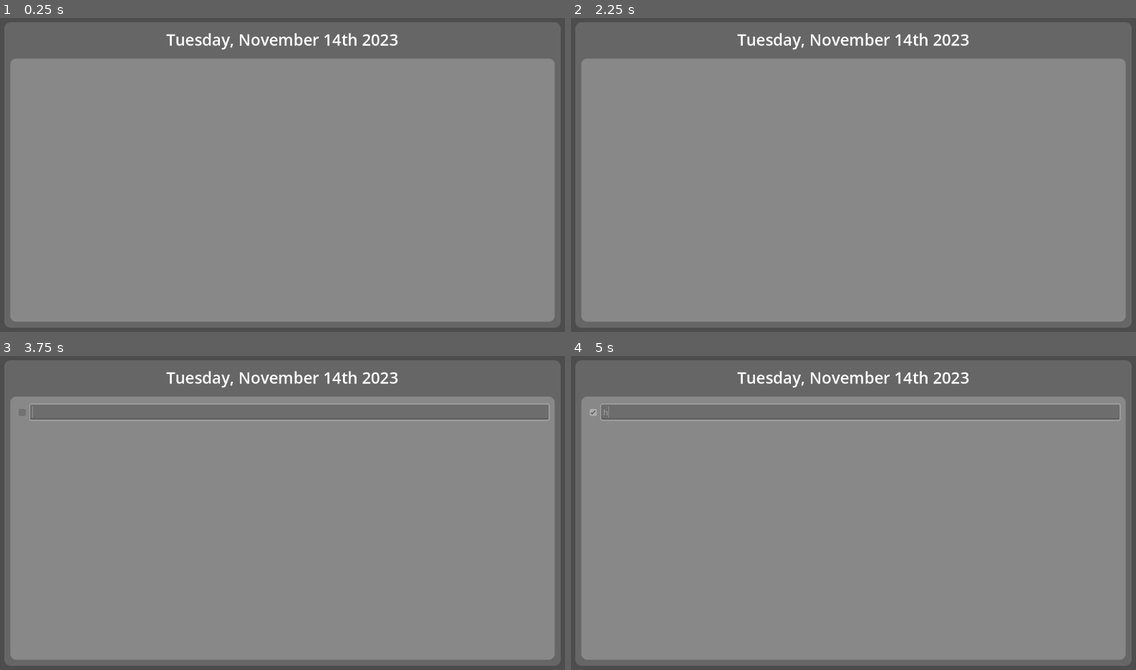
Above: before the commit, frames 1-4 (two rows, left to right).
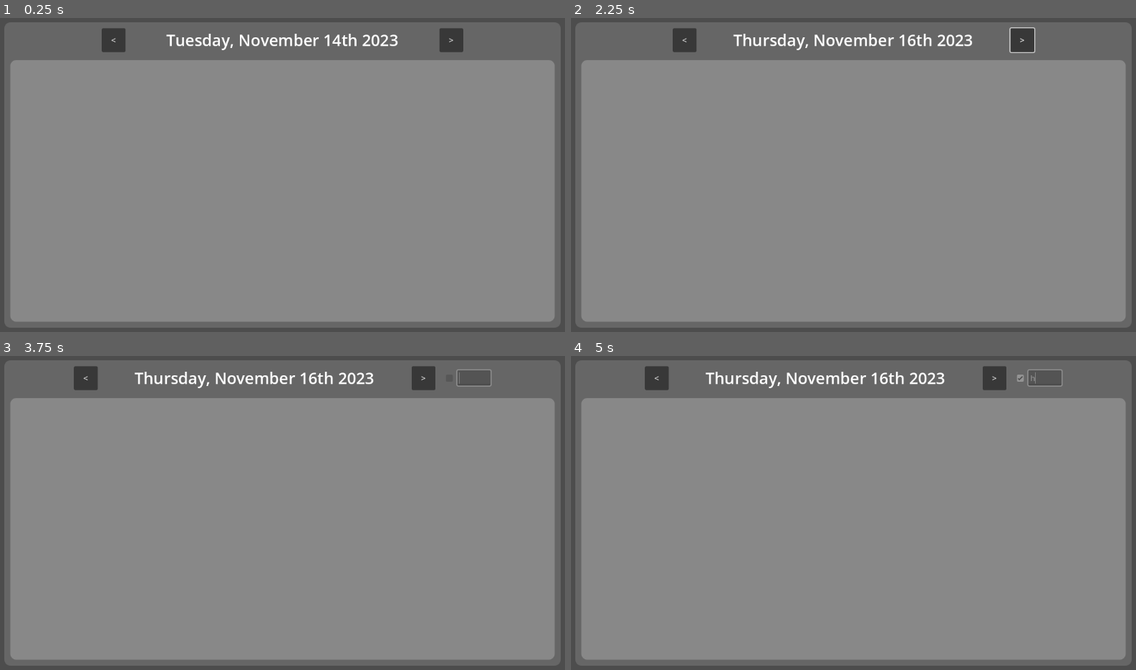
Above: after the commit, the same moments.

Repository: njamster/habituary
Game: Godot game, scene res://day_panel/day_panel.tscn
Same seed, same stepped clock (60 frames per second), same inputs: the game is played once before the commit and once after it.
Inputs (mouse positions are in pixels of both pictures, inside the frame that each line leads up to; where the layout moved, square brackets give the same spot in the first picture):
- Up to frame 1 (0.25 s): no input
- Up to frame 2 (2.25 s): click (684, 39) at 0.5 s, where only the run after the commit has a clickable "<"; click (1023, 39) at 1.25 s, where only the run after the commit has a clickable ">"; tap Enter at 2 s; move the mouse to (977, 159) at 2.02 s; hold K (move_up) from 2.03 s (still down); hold L (next_day, bound only after the commit) from 2.03 s (still down); click (977, 159) at 2.17 s
- Up to frame 3 (3.75 s): tap H (previous_day, bound only after the commit) at 2.3, 2.85 s; tap Space (toggle_item) at 2.75 s; move the mouse to (169, 528) at 2.77 s; release K (move_up) at 2.78 s; release L (next_day, bound only after the commit) at 2.78 s; hold J (move_down) 2.78-3.53 s; tap L (next_day, bound only after the commit) at 3.05 s; tap Enter at 3.5 s; move the mouse to (339, 440) at 3.52 s; hold K (move_up) from 3.53 s (still down); hold A (add_item_above) from 3.53 s (still down)
- Up to frame 4 (5 s): tap H (previous_day, bound only after the commit) at 3.8 s; release K (move_up) at 4.25 s; release A (add_item_above) at 4.25 s; click (1023, 377) [593, 412] at 4.25 s

The runs differ from the first frame. In frame 1, 1.4% of the frame differs, in the area x 1-99%, y 3-15%; in frame 2, 2.1%; in frame 3, 6.5%; in frame 4, 6.6%, in the area x 1-99%, y 3-21%.

Commit message:
Add ability to chang the current date
- Adds a new function to the Date resource to add a certain amount of
  days (which also can be negative!) to the date
- The function can be triggered by the newly added buttons next to the
  current date or by pressing the respective InputActions

Diff:
--- a/custom/resources/date.gd
+++ b/custom/resources/date.gd
@@ -74,27 +74,59 @@
 
 	_tokens = {
 		# Year:
-		"YY":    str(year).right(2),
-		"YYYY": "%04d" % year,
+		"YY":    func(): return str(year).right(2),
+		"YYYY":  func(): return "%04d" % year,
 		# Month:
-		"M":     str(month),
-		"Mo":    Date._to_ordinal(month),
-		"MM":    "%02d" % month,
-		"MMM":   _MONTH_NAMES[month - 1].left(3),
-		"MMMM":  _MONTH_NAMES[month - 1],
+		"M":     func(): return str(month),
+		"Mo":    func(): return Date._to_ordinal(month),
+		"MM":    func(): return "%02d" % month,
+		"MMM":   func(): return _MONTH_NAMES[month - 1].left(3),
+		"MMMM":  func(): return _MONTH_NAMES[month - 1],
 		# Day of Month:
-		"D":     str(day),
-		"Do":    Date._to_ordinal(day),
-		"DD":    "%02d" % day,
+		"D":     func(): return str(day),
+		"Do":    func(): return Date._to_ordinal(day),
+		"DD":    func(): return "%02d" % day,
 		# Day of Week:
-		"d":     weekday,
-		"do":    Date._to_ordinal(weekday),
-		"dd":    _DAY_NAMES[weekday - 1].left(2),
-		"ddd":   _DAY_NAMES[weekday - 1].left(3),
-		"dddd":  _DAY_NAMES[weekday - 1],
+		"d":     func(): return weekday,
+		"do":    func(): return Date._to_ordinal(weekday),
+		"dd":    func(): return _DAY_NAMES[weekday - 1].left(2),
+		"ddd":   func(): return _DAY_NAMES[weekday - 1].left(3),
+		"dddd":  func(): return _DAY_NAMES[weekday - 1],
 	}
 
 	_regex.compile("(\\[[^\\[]*\\])|(\\\\)?(Mo|MM?M?M?|Do|DD|ddd?d?|do?|YYYY|YY|.)")
+
+
+func add_days(shift: int) -> Date:
+	assert(shift != 0)
+
+	var new_day = day + shift
+	var new_month = month
+	var new_year = year
+
+	var days_in_current_month = Date._days_in_month(new_month, new_year)
+	while not new_day in range(1, days_in_current_month + 1):
+		if shift > 0:
+			new_month += 1
+			if new_month > 12:
+				new_month = 1
+				new_year += 1
+			new_day -= days_in_current_month
+			days_in_current_month = Date._days_in_month(new_month, new_year)
+		else:
+			new_month -= 1
+			if new_month < 1:
+				new_month = 12
+				new_year -= 1
+			days_in_current_month = Date._days_in_month(new_month, new_year)
+			new_day += days_in_current_month
+
+	day = new_day
+	month = new_month
+	year = new_year
+	weekday = wrapi(weekday + shift, 1, 8)
+
+	return self
 
 
 func format(format_string: String) -> String:
@@ -103,7 +135,7 @@
 	for unit in _regex.search_all(format_string):
 		var string := unit.get_string()
 		if string in _tokens:
-			output += _tokens[string]
+			output += _tokens[string].call()
 		else:
 			output += string
 
--- a/day_panel/day_panel.gd
+++ b/day_panel/day_panel.gd
@@ -1,16 +1,26 @@
 extends Control
 
 const TODO_ITEM := preload("res://day_panel/todo_item/todo_item.tscn")
+
+var current_day : Date:
+	set(value):
+		current_day = value
+		if is_inside_tree():
+			DATE.text = current_day.format(Settings.date_format_show)
+			for child in ITEMS.get_children():
+				child.queue_free()
+			load_day(current_day)
 
 @onready var DATE := %Date
 @onready var ITEMS := %Items
 
 
 func _ready() -> void:
-	var today = Date.new(Time.get_date_dict_from_system())
-	DATE.text = today.format(Settings.date_format_show)
+	current_day =  Date.new(Time.get_date_dict_from_system())
 
-	var file_name := today.format(Settings.date_format_save) + ".txt"
+
+func load_day(day: Date) -> void:
+	var file_name := day.format(Settings.date_format_save) + ".txt"
 	var file := FileAccess.open(Settings.store_path + "/" + file_name, FileAccess.READ)
 	if file:
 		while file.get_position() < file.get_length():
@@ -58,6 +68,10 @@
 			var next_item := focused_item.find_valid_focus_neighbor(SIDE_BOTTOM)
 			if next_item:
 				next_item.grab_focus()
+	elif event.is_action_pressed("previous_day", false, true):
+		_on_prev_day_pressed()
+	elif event.is_action_pressed("next_day", false, true):
+		_on_next_day_pressed()
 	elif event.is_action_pressed("edit_replace_item", false, true):
 		if focused_item:
 			focused_item.edit(true)
@@ -73,3 +87,11 @@
 		else:
 			ITEMS.get_child(focused_item.get_index() - 1).grab_focus()
 		focused_item.queue_free()
+
+
+func _on_prev_day_pressed() -> void:
+	current_day = current_day.add_days(-1)
+
+
+func _on_next_day_pressed() -> void:
+	current_day = current_day.add_days(1)
--- a/day_panel/day_panel.tscn
+++ b/day_panel/day_panel.tscn
@@ -52,11 +52,32 @@
 layout_mode = 2
 theme_override_constants/separation = 16
 
-[node name="Date" type="Label" parent="OuterMargin/InnerMargin/VBox"]
+[node name="HBox" type="HBoxContainer" parent="OuterMargin/InnerMargin/VBox"]
+layout_mode = 2
+size_flags_horizontal = 4
+theme_override_constants/separation = 16
+
+[node name="PrevDay" type="Button" parent="OuterMargin/InnerMargin/VBox/HBox"]
+custom_minimum_size = Vector2(48, 48)
+layout_mode = 2
+size_flags_horizontal = 4
+size_flags_vertical = 4
+text = "<"
+
+[node name="Date" type="Label" parent="OuterMargin/InnerMargin/VBox/HBox"]
 unique_name_in_owner = true
+custom_minimum_size = Vector2(600, 0)
 layout_mode = 2
 theme_override_font_sizes/font_size = 32
+text = "Sat, 20th May 2024"
 horizontal_alignment = 1
+
+[node name="NextDay" type="Button" parent="OuterMargin/InnerMargin/VBox/HBox"]
+custom_minimum_size = Vector2(48, 48)
+layout_mode = 2
+size_flags_horizontal = 4
+size_flags_vertical = 4
+text = ">"
 
 [node name="Scrollable" type="ScrollContainer" parent="OuterMargin/InnerMargin/VBox"]
 layout_mode = 2
@@ -87,3 +108,6 @@
 layout_mode = 2
 size_flags_horizontal = 3
 size_flags_vertical = 3
+
+[connection signal="pressed" from="OuterMargin/InnerMargin/VBox/HBox/PrevDay" to="." method="_on_prev_day_pressed"]
+[connection signal="pressed" from="OuterMargin/InnerMargin/VBox/HBox/NextDay" to="." method="_on_next_day_pressed"]
--- a/project.godot
+++ b/project.godot
@@ -62,6 +62,16 @@
 "events": [Object(InputEventKey,"resource_local_to_scene":false,"resource_name":"","device":-1,"window_id":0,"alt_pressed":false,"shift_pressed":false,"ctrl_pressed":false,"meta_pressed":false,"pressed":false,"keycode":0,"physical_keycode":74,"key_label":0,"unicode":106,"echo":false,"script":null)
 ]
 }
+previous_day={
+"deadzone": 0.5,
+"events": [Object(InputEventKey,"resource_local_to_scene":false,"resource_name":"","device":-1,"window_id":0,"alt_pressed":false,"shift_pressed":false,"ctrl_pressed":false,"meta_pressed":false,"pressed":false,"keycode":0,"physical_keycode":72,"key_label":0,"unicode":104,"echo":false,"script":null)
+]
+}
+next_day={
+"deadzone": 0.5,
+"events": [Object(InputEventKey,"resource_local_to_scene":false,"resource_name":"","device":-1,"window_id":0,"alt_pressed":false,"shift_pressed":false,"ctrl_pressed":false,"meta_pressed":false,"pressed":false,"keycode":0,"physical_keycode":76,"key_label":0,"unicode":108,"echo":false,"script":null)
+]
+}
 
 [rendering]
 
